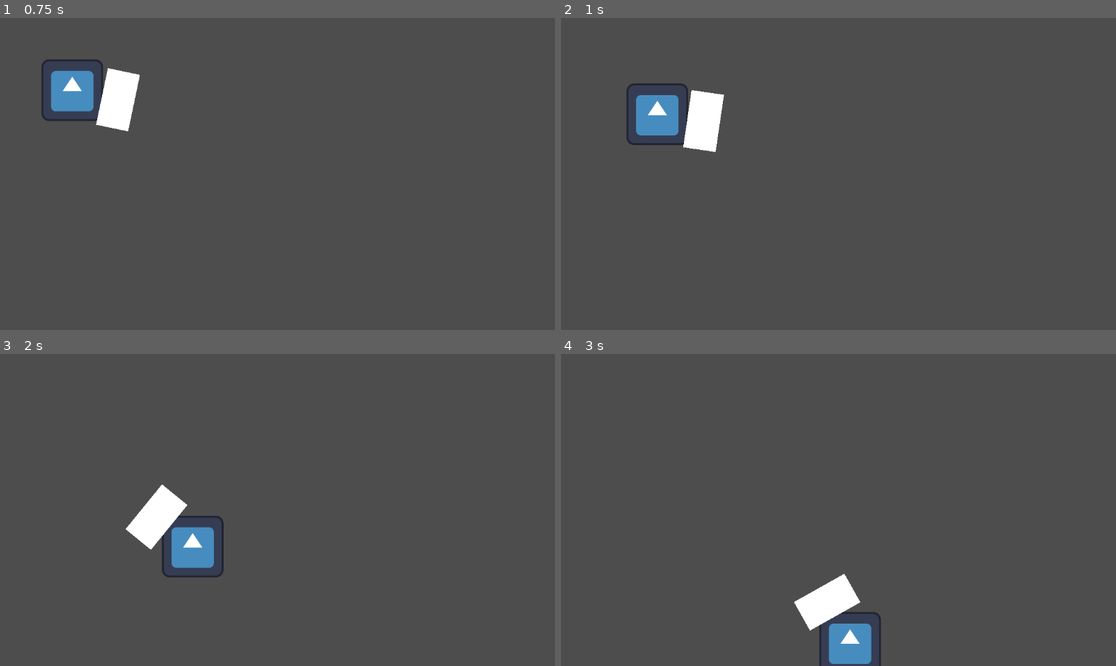
Above: before the commit, frames 1-4 (two rows, left to right).
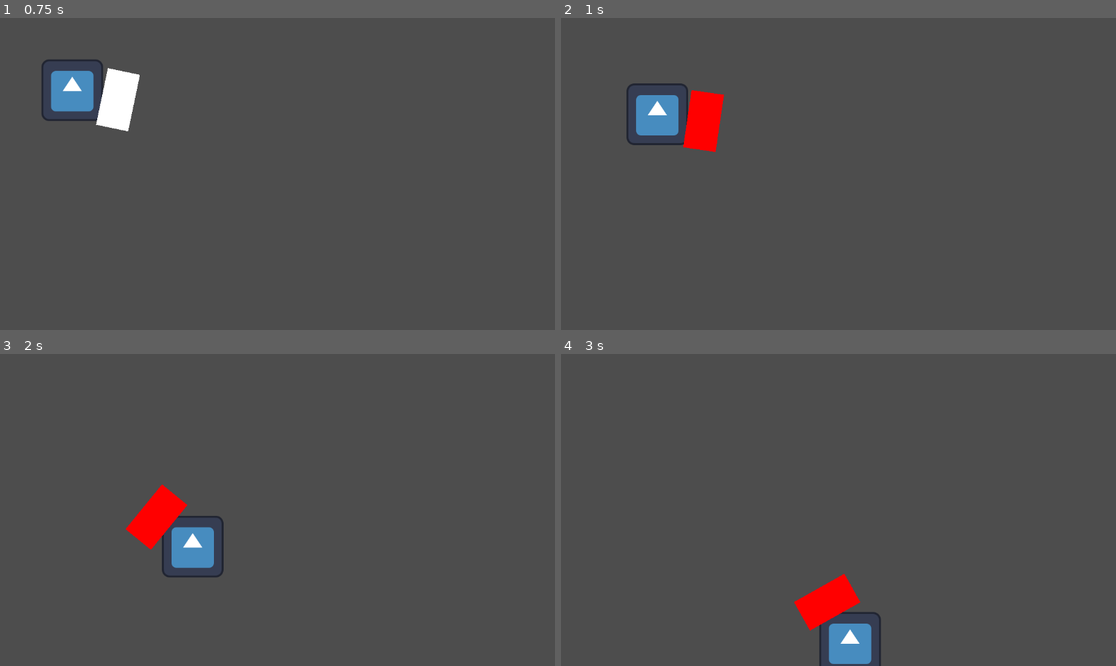
Above: after the commit, the same moments.

Repository: NeonJacketGuy/The-Hobbit-The-Game
Game: Godot game, scene res://scenes/enemies/enemy_base.tscn
Same seed, same stepped clock (60 frames per second), same inputs: the game is played once before the commit and once after it. The project has no main scene, so this scene is started directly. The engine's default icon, where the game draws it, is replaced by a stand-in: a white triangle on a blue panel in a dark square.
Inputs (mouse positions are in pixels of both pictures, inside the frame that each line leads up to):
- Up to frame 1 (0.75 s): move the mouse to (399, 158) at 0.52 s
- Up to frame 2 (1 s): no input
- Up to frame 3 (2 s): move the mouse to (166, 525) at 1.27 s
- Up to frame 4 (3 s): move the mouse to (894, 441) at 2.02 s; move the mouse to (810, 572) at 2.77 s

Frame 1 is identical in both runs. In frame 2, 1.1% of the frame differs, in the area x 22-30%, y 23-43%; in frame 3, 1.1%; in frame 4, 1.1%, in the area x 41-54%, y 70-89%.

Commit message:
The enemy now attacks in intervals

Diff:
--- a/project.godot
+++ b/project.godot
@@ -59,4 +59,5 @@
 
 [rendering]
 
+textures/canvas_textures/default_texture_filter=0
 rendering_device/driver.windows="d3d12"
--- a/scenes/enemies/enemy_base.tscn
+++ b/scenes/enemies/enemy_base.tscn
@@ -4,6 +4,8 @@
 
 [sub_resource type="GDScript" id="GDScript_qty17"]
 script/source = "extends CharacterBody2D
+class player:
+	pass
 
 @export var move_speed := 200.0
 var is_stabbing := false
@@ -18,6 +20,25 @@
 func _process(_delta: float) -> void:
 		if is_stabbing == false:
 			%Attack.rotation = ( get_global_mouse_position() - global_position).angle() + deg_to_rad(0)
+
+func attack():
+	if is_stabbing == true:
+		pass
+	else:
+		%ColorRect.color = Color(1.0, 0.0, 0.0)
+		%CollisionShape2D.disabled = false
+		is_stabbing == true
+		%Attacking.start()
+		%AttackLength.start()
+
+func _on_attack_timer_timeout() -> void:
+	is_stabbing = false
+	attack()
+
+
+func _on_attack_length_timeout() -> void:
+	%ColorRect.color = Color(1.0, 1.0, 1.0, 1.0)
+	%CollisionShape2D.disabled = true
 "
 
 [sub_resource type="CapsuleShape2D" id="CapsuleShape2D_pkqou"]
@@ -40,11 +61,27 @@
 unique_name_in_owner = true
 
 [node name="ColorRect" type="ColorRect" parent="Attack" unique_id=1587116832]
+unique_name_in_owner = true
 offset_left = 63.0
 offset_top = -60.0
 offset_right = 131.0
 offset_bottom = 60.0
 
 [node name="CollisionShape2D" type="CollisionShape2D" parent="Attack" unique_id=1368417384]
+unique_name_in_owner = true
 position = Vector2(97, 0)
 shape = SubResource("RectangleShape2D_pkqou")
+disabled = true
+
+[node name="Attacking" type="Timer" parent="Attack" unique_id=996848258]
+unique_name_in_owner = true
+one_shot = true
+autostart = true
+
+[node name="AttackLength" type="Timer" parent="Attack" unique_id=1057022479]
+unique_name_in_owner = true
+wait_time = 0.2
+one_shot = true
+
+[connection signal="timeout" from="Attack/Attacking" to="." method="_on_attack_timer_timeout"]
+[connection signal="timeout" from="Attack/AttackLength" to="." method="_on_attack_length_timeout"]
--- a/scenes/player/bilbo.tscn
+++ b/scenes/player/bilbo.tscn
@@ -1,4 +1,6 @@
 [gd_scene format=3 uid="uid://dr6n85ea8ee88"]
+
+[ext_resource type="Texture2D" uid="uid://ci7aj86xmlhya" path="res://assets/art/player_assets/First Player Art.png" id="1_gfavo"]
 
 [sub_resource type="GDScript" id="GDScript_5208v"]
 script/source = "extends CharacterBody2D
@@ -19,7 +21,7 @@
 	move_and_slide()
 
 func _process(_delta: float) -> void:
-	can_interact =! armed
+	 can_interact =! armed
 	if Input.is_action_just_pressed(\"Interact\"):
 		if armed == true:
 			pass
@@ -69,13 +71,10 @@
 
 [node name="Bilbo" type="CharacterBody2D" unique_id=1188193354]
 script = SubResource("GDScript_5208v")
+move_speed = null
 
-[node name="ColorRect" type="ColorRect" parent="." unique_id=2075052946]
-offset_left = -10.0
-offset_top = -15.0
-offset_right = 10.0
-offset_bottom = 15.0
-color = Color(0.32941177, 1, 0.30980393, 1)
+[node name="Sprite2D" type="Sprite2D" parent="." unique_id=1693926725]
+texture = ExtResource("1_gfavo")
 
 [node name="CollisionShape2D" type="CollisionShape2D" parent="." unique_id=524170039]
 shape = SubResource("CapsuleShape2D_gfavo")
Renamed: assets/art/First-Item_Art.png -> assets/art/item_assets/First-Item_Art.png
Not shown, changed: assets/art/item_assets/First-Item_Art.png.import
Renamed: assets/art/First-NPC-Art.png -> assets/art/npc_assets/First-NPC-Art.png
Not shown, changed: assets/art/npc_assets/First-NPC-Art.png.import
